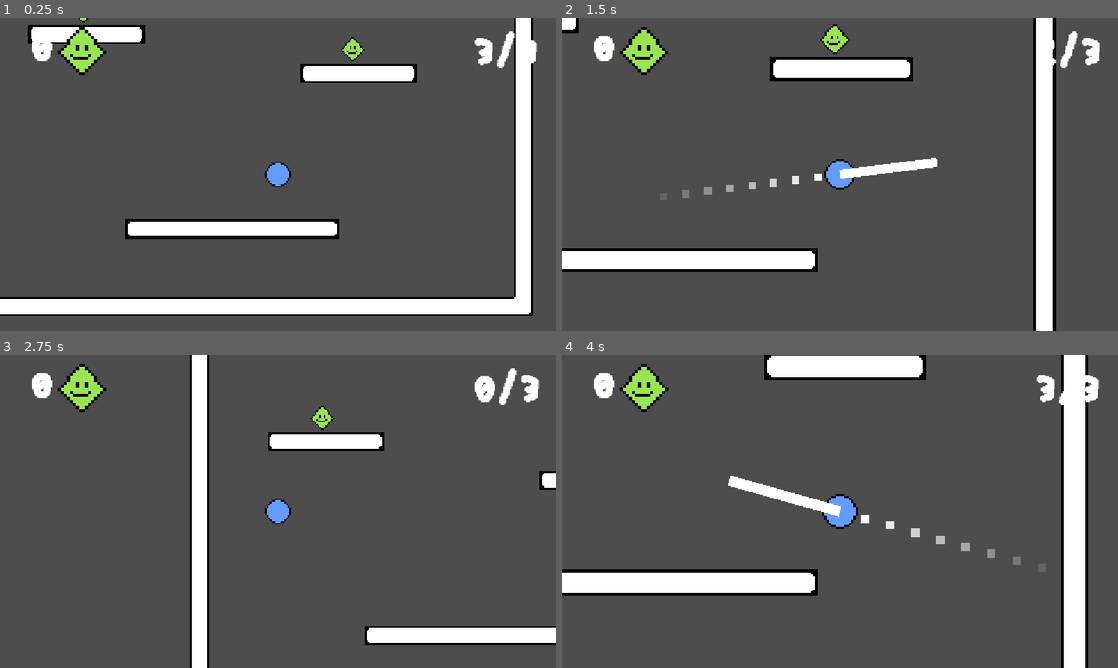
Above: before the commit, frames 1-4 (two rows, left to right).
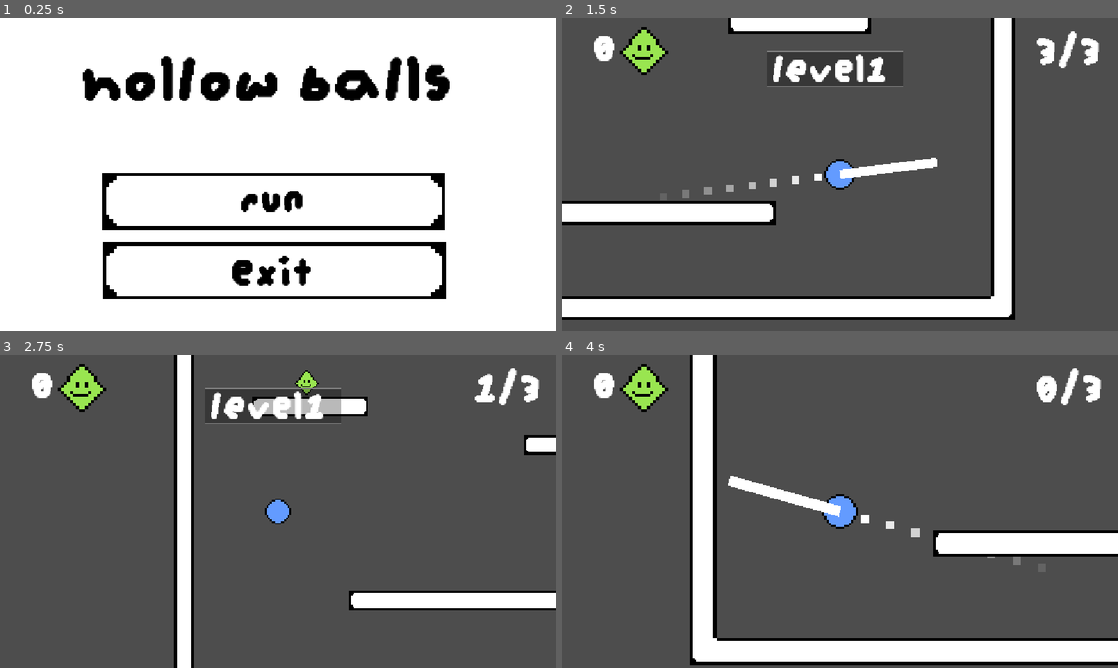
Above: after the commit, the same moments.

Repository: wuffgame/haven-gra
Game: Godot game, scene res://sceny/main_menu.tscn
Same seed, same stepped clock (60 frames per second), same inputs: the game is played once before the commit and once after it. Before the commit the project starts from res://sceny/level1.tscn.
Inputs (mouse positions are in pixels of both pictures, inside the frame that each line leads up to):
- Up to frame 1 (0.25 s): no input
- Up to frame 2 (1.5 s): click (834, 202) at 0.52 s; move the mouse to (962, 158) at 1.27 s; click (962, 158) at 1.42 s
- Up to frame 3 (2.75 s): drag from (166, 527) to (250, 574) at 2.02 s
- Up to frame 4 (4 s): move the mouse to (895, 442) at 2.77 s; click (895, 442) at 2.92 s; drag from (812, 574) to (673, 464) at 3.52 s

The runs differ from the first frame. In frame 1, 89% of the frame differs, in the area x 0-100%, y 0-100%; in frame 2, 24%; in frame 3, 15%; in frame 4, 23%.

Commit message:
jakieś losowe rzeczy

Diff:
--- a/project.godot
+++ b/project.godot
@@ -11,7 +11,7 @@
 [application]
 
 config/name="haven-gra"
-run/main_scene="uid://bnfpinw7cq38f"
+run/main_scene="uid://dkgwewbsy4jnh"
 config/features=PackedStringArray("4.7", "Forward Plus")
 config/icon="res://icon.svg"
 
--- a/sceny/gracz.tscn
+++ b/sceny/gracz.tscn
@@ -10,6 +10,53 @@
 
 [sub_resource type="CircleShape2D" id="CircleShape2D_k7ey5"]
 radius = 22.022715
+
+[sub_resource type="StyleBoxFlat" id="StyleBoxFlat_5texa"]
+bg_color = Color(0, 0, 0, 0.27450982)
+border_width_top = 2
+border_width_bottom = 2
+border_color = Color(0.5019608, 0.5019608, 0.5019608, 1)
+
+[sub_resource type="LabelSettings" id="LabelSettings_rj0fo"]
+font = ExtResource("3_8in0d")
+font_size = 93
+
+[sub_resource type="Animation" id="Animation_oap5v"]
+length = 0.001
+tracks/0/type = "value"
+tracks/0/imported = false
+tracks/0/enabled = true
+tracks/0/path = NodePath(".:modulate:a")
+tracks/0/interp = 1
+tracks/0/loop_wrap = true
+tracks/0/keys = {
+"times": PackedFloat32Array(0),
+"transitions": PackedFloat32Array(1),
+"update": 1,
+"values": [1.0]
+}
+
+[sub_resource type="Animation" id="Animation_l1edu"]
+resource_name = "show_lvl_baner"
+length = 3.0
+tracks/0/type = "value"
+tracks/0/imported = false
+tracks/0/enabled = true
+tracks/0/path = NodePath(".:modulate:a")
+tracks/0/interp = 1
+tracks/0/loop_wrap = true
+tracks/0/keys = {
+"times": PackedFloat32Array(0, 0.5, 2.5, 3),
+"transitions": PackedFloat32Array(1, 1, 1, 1),
+"update": 0,
+"values": [0.0, 1.0, 1.0, 0.0]
+}
+
+[sub_resource type="AnimationLibrary" id="AnimationLibrary_oap5v"]
+_data = {
+&"RESET": SubResource("Animation_oap5v"),
+&"show_lvl_baner": SubResource("Animation_l1edu")
+}
 
 [sub_resource type="LabelSettings" id="LabelSettings_5ejix"]
 font = ExtResource("3_8in0d")
@@ -37,6 +84,25 @@
 
 [node name="CanvasLayer" type="CanvasLayer" parent="." unique_id=656608051]
 
+[node name="Panel" type="Panel" parent="CanvasLayer" unique_id=554912656]
+offset_left = 424.0
+offset_top = 68.0
+offset_right = 707.0
+offset_bottom = 143.0
+theme_override_styles/panel = SubResource("StyleBoxFlat_5texa")
+
+[node name="Label" type="Label" parent="CanvasLayer/Panel" unique_id=1109220792]
+layout_mode = 0
+offset_left = 13.0
+offset_top = 1.0
+offset_right = 291.0
+offset_bottom = 116.0
+text = "level 1"
+label_settings = SubResource("LabelSettings_rj0fo")
+
+[node name="AnimationPlayer" type="AnimationPlayer" parent="CanvasLayer/Panel" unique_id=926625056]
+libraries/ = SubResource("AnimationLibrary_oap5v")
+
 [node name="HBoxContainer" type="HBoxContainer" parent="CanvasLayer" unique_id=709957308]
 offset_left = 17.0
 offset_top = 19.0
--- a/skrypty/gracz.gd
+++ b/skrypty/gracz.gd
@@ -30,8 +30,13 @@
 @onready var camera: Camera2D = $Camera2D
 @onready var gam_label: Label = $CanvasLayer/HBoxContainer/ilosc_gemow
 @onready var move_label: Label = $CanvasLayer/ilosc_ruchow
+@onready var lvl_panel_label: Label = $CanvasLayer/Panel/Label
+@onready var lvl_panel: Panel = $CanvasLayer/Panel
+@onready var anim_player: AnimationPlayer = $CanvasLayer/Panel/AnimationPlayer
 
 func _ready() -> void:
+	lvl_panel_label.text = "level" + str(Global.lvl_number)
+	anim_player.play("show_lvl_baner")
 	drag_line.visible = false
 	create_aim_dots()
 	original_scale = scale
--- a/skrypty/main_menu.gd
+++ b/skrypty/main_menu.gd
@@ -6,4 +6,4 @@
 
 
 func _on_run_button_pressed() -> void:
-	get_tree().change_scene_to_file("res://sceny/main.tscn")
+	get_tree().change_scene_to_file("res://sceny/level1.tscn")
